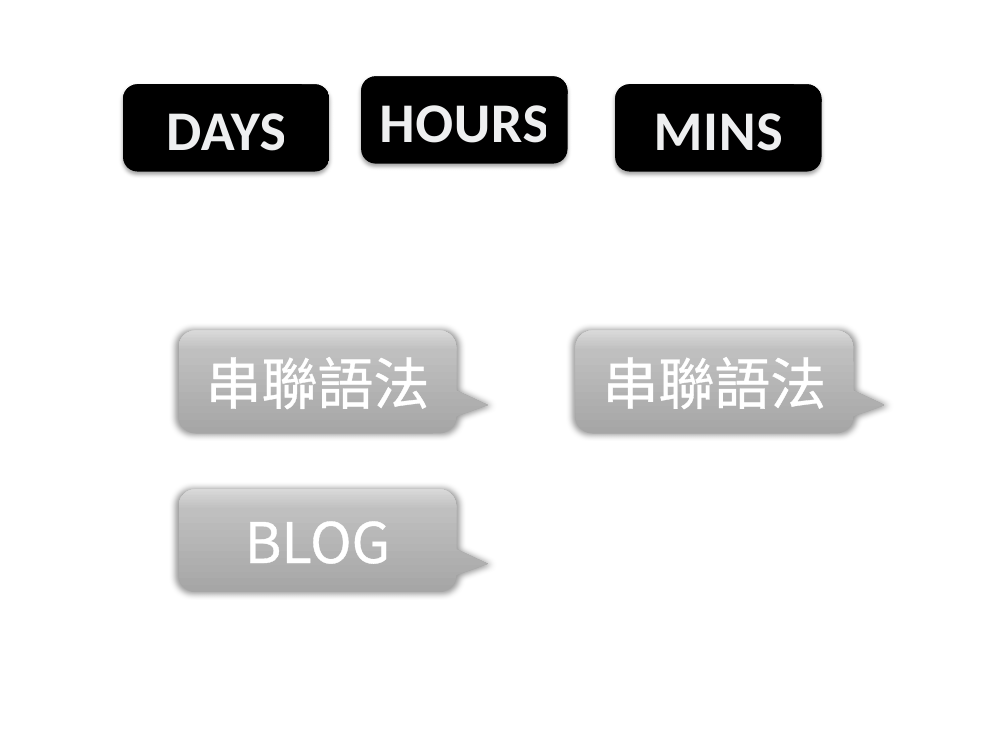
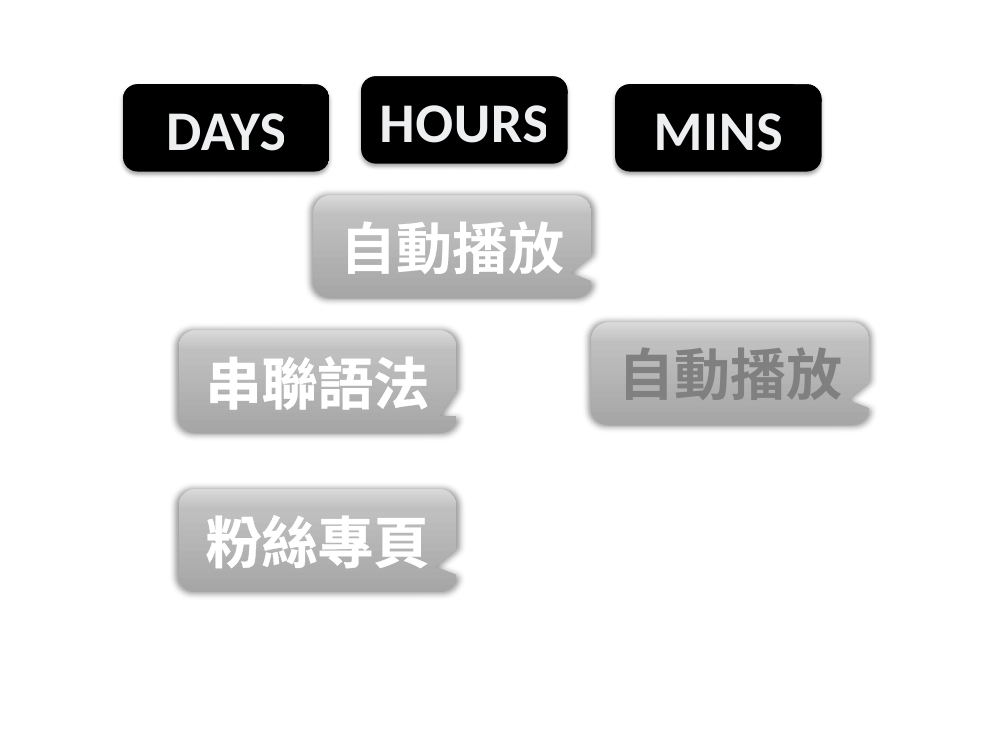
Before and after one commit to Pentatonic/Penny, a slide deck: slide 1 of src/penny.pptx. Drawn at 1008x756 pixels with LibreOffice and Linux fonts; fonts in the diff are those of the drawing. Boxes give left, top, right and bottom in pixels: in the first picture for what was removed or moved away, otherwise in the second. Text is boxed around its words. In the diff, an @@ line names an element or a change of style, - is before the commit and + after.

```diff
--- a/src/penny.pptx
+++ b/src/penny.pptx
@@ rounded speech box added at [313, 196, 592, 298], fill gradient #A6A6A6 to #BFBFBF to #D9D9D9, 40 pt, text #FFFFFF, bold @@
+自動播放
@@ rounded speech box added at [592, 323, 870, 425], fill gradient #A6A6A6 to #BFBFBF to #D9D9D9 @@
@@ rounded speech box "串聯語法" at [178, 331, 457, 433]: bold on; proportions changed @@
@@ rounded speech box removed at [576, 331, 854, 433] @@
-串聯語法
@@ text added at [619, 348, 843, 400], 40 pt, text #808080, bold @@
+自動播放
@@ rounded speech box "粉絲專頁" at [178, 489, 457, 592]: proportions changed @@
@@ text in rounded speech box at [206, 515, 430, 568]: text changed; bold on @@
-BLOG
+粉絲專頁
```
Also in this commit, not shown: 1 slide added, 7 other files.
